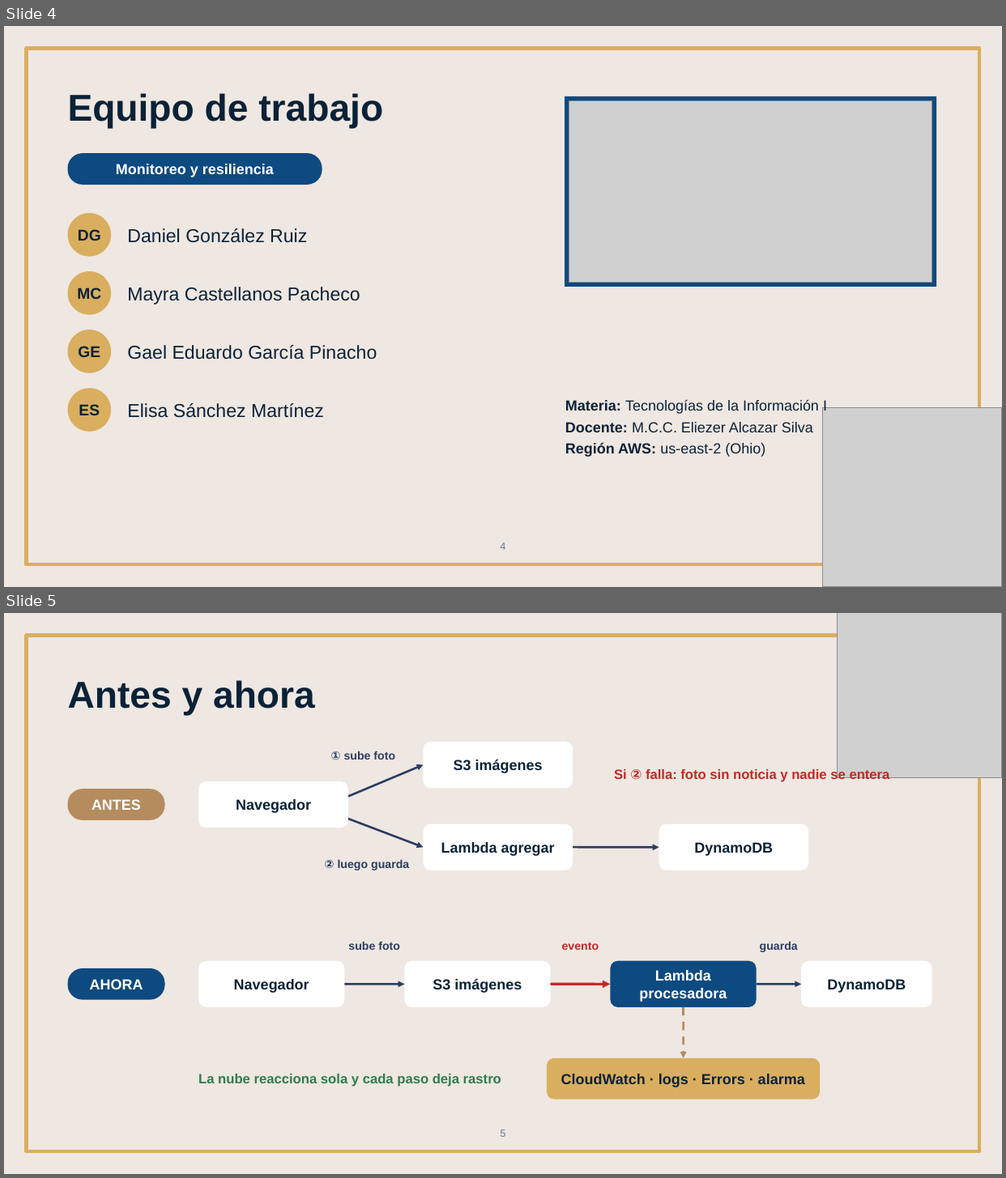
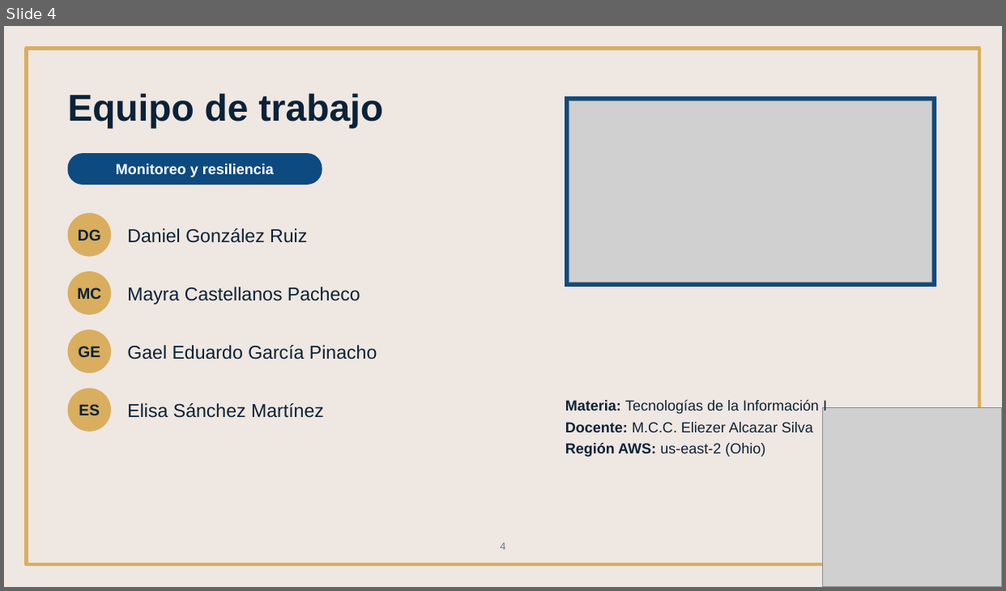
Before and after one commit to DannG04/GacetaUNSIS, a slide deck: entregables/01-Presentacion-Equipo3.pptx. Shown one above the other, each under a label of ours: slides 4 and 5 before the commit, slide 4 after it. The pictures are 1006x1178 and 1006x591 pixels, drawn with LibreOffice and Linux fonts; fonts in the diff are those of the drawing; grey boxes stand for pictures. Boxes give left, top, right and bottom in pixels: in the first picture for what was removed or moved away, otherwise in the second. Text is boxed around its words. In the diff, an @@ line names an element or a change of style, - is before the commit and + after.

```diff
--- a/entregables/01-Presentacion-Equipo3.pptx
+++ b/entregables/01-Presentacion-Equipo3.pptx
@@ slide 5 removed at (4,613,1002,1174), background #EFE7E1; not listed: 1 template element that a slide beside it also shows @@
@@ picture removed at (837,613,1002,777) @@
@@ title removed at (68,680,315,716) @@
-Antes y ahora
@@ text removed at (331,751,395,760) @@
-① sube foto
@@ rounded rectangle removed at (424,742,573,788) @@
-S3 imágenes
@@ rounded rectangle removed at (198,781,348,828) @@
-Navegador
@@ arrow removed from (348, 796) to (424, 765) @@
@@ text removed at (614,768,890,782) @@
-Si ② falla: foto sin noticia y nadie se entera
@@ rounded rectangle removed at (68,789,165,820) @@
-ANTES
@@ arrow removed from (348, 819) to (424, 847) @@
@@ rounded rectangle removed at (424,824,573,871) @@
-Lambda agregar
@@ rounded rectangle removed at (659,824,809,871) @@
-DynamoDB
@@ arrow removed from (573, 847) to (659, 847) @@
@@ text removed at (325,859,409,871) @@
-② luego guarda
@@ text removed at (348,941,400,950) @@
-sube foto
@@ text removed at (562,943,599,950) @@
-evento
@@ text removed at (760,941,798,952) @@
-guarda
@@ rounded rectangle removed at (68,969,165,1000) @@
-AHORA
@@ rounded rectangle removed at (198,961,345,1007) @@
-Navegador
@@ rounded rectangle removed at (404,961,551,1007) @@
-S3 imágenes
@@ rounded rectangle removed at (611,961,756,1007) @@
-Lambda procesadora
@@ rounded rectangle removed at (801,961,932,1007) @@
-DynamoDB
@@ arrow removed from (345, 984) to (404, 984) @@
@@ arrow removed from (551, 984) to (611, 984) @@
@@ arrow removed from (756, 984) to (801, 984) @@
@@ arrow removed from (683, 1007) to (684, 1059) @@
@@ text removed at (198,1074,501,1087) @@
-La nube reacciona sola y cada paso deja rastro
@@ rounded rectangle removed at (547,1059,820,1100) @@
-CloudWatch · logs · Errors · alarma
@@ page number removed at (500,1130,505,1137) @@
-5
```
Also in this commit, not shown: 10 slides changed, 2 slides added, 1 other slide removed, 17 other files.
